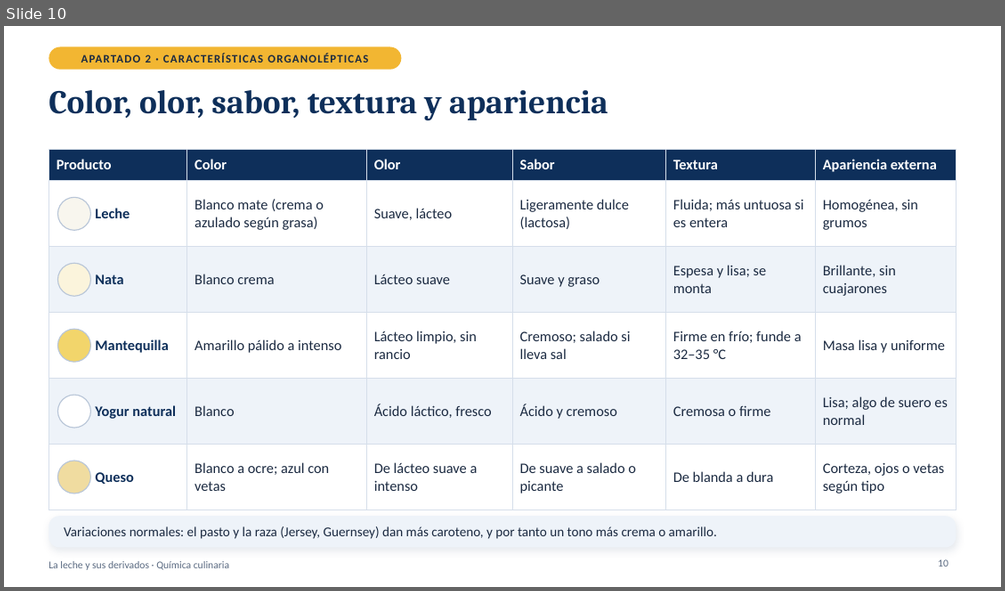
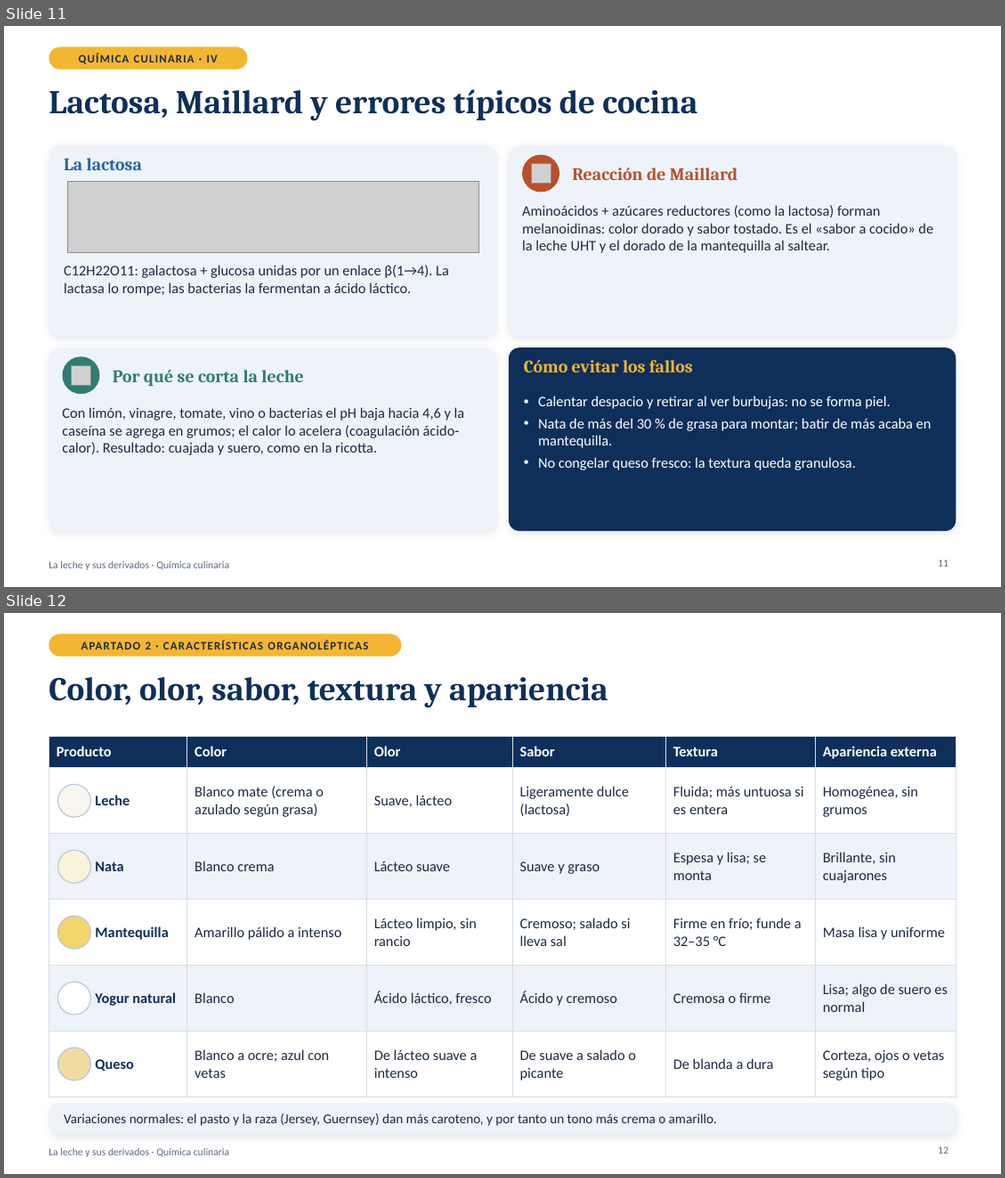
Before and after one commit to WhosErnest/YourFlyouts, a slide deck: presentacion-leche/La_leche_y_sus_derivados.pptx. Shown one above the other, each under a label of ours: slide 10 before the commit, slides 11 and 12 after it. The pictures are 1005x591 and 1005x1178 pixels, drawn with LibreOffice and Linux fonts; fonts in the diff are those of the drawing; grey boxes stand for pictures. Boxes give left, top, right and bottom in pixels: in the first picture for what was removed or moved away, otherwise in the second. Text is boxed around its words. In the diff, an @@ line names an element or a change of style, - is before the commit and + after.

```diff
--- a/presentacion-leche/La_leche_y_sus_derivados.pptx
+++ b/presentacion-leche/La_leche_y_sus_derivados.pptx
@@ slide 11 added at [4, 26, 1001, 587], background #FFFFFF; not listed: 1 template element that a slide beside it also shows @@
@@ rounded rectangle added at [48, 47, 248, 70], fill #F2B632 @@
@@ text added at [79, 53, 218, 64], 11 pt, text #1B2A41, bold @@
+QUÍMICA CULINARIA · IV
@@ title added at [48, 89, 697, 121], 32 pt, text #0E2F5A, bold @@
+Lactosa, Maillard y errores típicos de cocina
@@ rounded rectangle added at [48, 145, 496, 337], fill #EEF3F9 @@
@@ text added at [64, 158, 142, 170], 17 pt, text #2563A8, bold @@
+La lactosa
@@ rounded rectangle added at [509, 145, 956, 337], fill #EEF3F9 @@
@@ ellipse added at [522, 155, 559, 192], fill #B8502C @@
@@ picture added at [67, 182, 479, 253] @@
@@ picture added at [531, 164, 550, 183] @@
@@ text added at [572, 168, 737, 180], 17 pt, text #B8502C, bold @@
+Reacción de Maillard
@@ text added at [522, 205, 933, 253], 14 pt, text #1B2A41 @@
+Aminoácidos + azúcares reductores (como la lactosa) forman melanoidinas: color dorado y sabor tostado. Es el «sabor a cocido» de la leche UHT y el dorado de la mantequilla al saltear.
@@ text added at [64, 265, 449, 296], 14 pt, text #1B2A41 @@
+C12H22O11: galactosa + glucosa unidas por un enlace β(1→4). La lactasa lo rompe; las bacterias la fermentan a ácido láctico.
@@ rounded rectangle added at [48, 347, 496, 531], fill #EEF3F9 @@
@@ ellipse added at [63, 356, 100, 394], fill #2E7D72 @@
@@ picture added at [72, 365, 90, 385] @@
@@ text added at [113, 370, 303, 386], 17 pt, text #2E7D72, bold @@
+Por qué se corta la leche
@@ rounded rectangle added at [509, 347, 956, 531], fill #0E2F5A @@
@@ text added at [524, 360, 693, 372], 17 pt, text #F2B632, bold @@
+Cómo evitar los fallos
@@ text added at [538, 395, 931, 470], 14 pt, text #FFFFFF @@
+• Calentar despacio y retirar al ver burbujas: no se forma piel.
+• Nata de más del 30 % de grasa para montar; batir de más acaba en mantequilla.
+• No congelar queso fresco: la textura queda granulosa.
@@ text added at [62, 407, 465, 455], 14 pt, text #1B2A41 @@
+Con limón, vinagre, tomate, vino o bacterias el pH baja hacia 4,6 y la caseína se agrega en grumos; el calor lo acelera (coagulación ácido-calor). Resultado: cuajada y suero, como en la ricotta.
@@ page number added at [938, 559, 948, 566], 10 pt, text #5B6B82 @@
+11
@@ what was slide 10 is now slide 12 @@
@@ page number at [938, 1146, 948, 1153]: text changed @@
-10
+12
```
Also in this commit, not shown: 10 slides changed, 5 other slides added, 1 other file.
